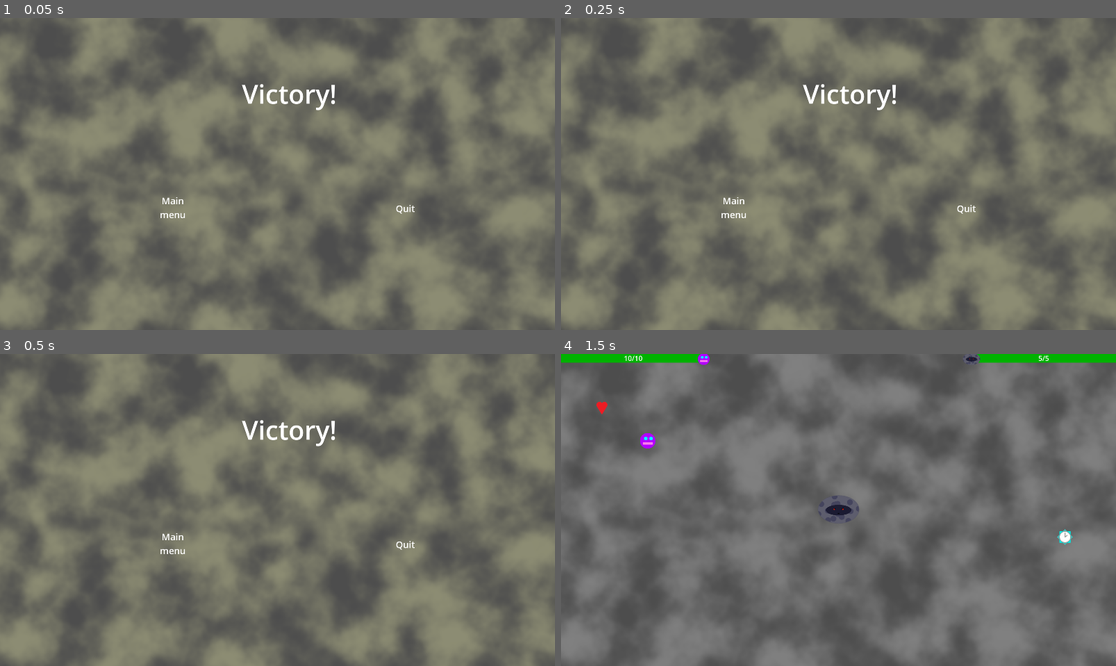
Above: before the commit, frames 1-4 (two rows, left to right).
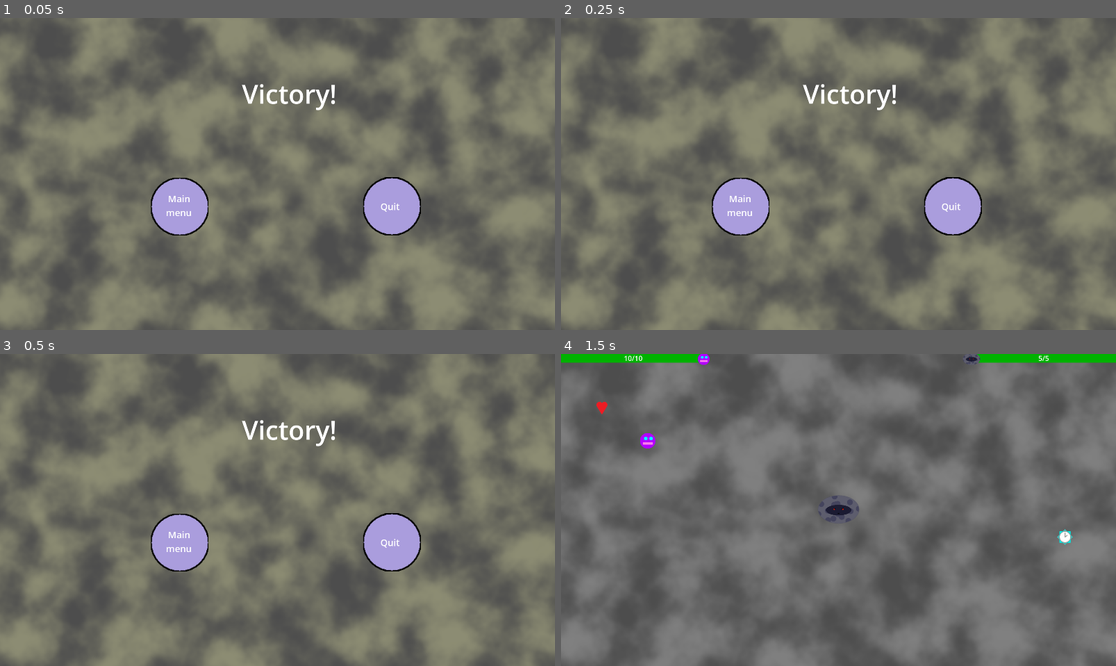
Above: after the commit, the same moments.

Repository: Antoine-Lagache/GameJam_2025
Game: Godot game, scene res://scene/victory.tscn
The game is run twice, just before and just after one commit, with the same random seed, the same clock (stepped at 60 frames per second) and the same inputs. This scene is started directly instead of the project's main scene.
Inputs:
- Up to frame 1 (0.05 s): no input
- Up to frame 2 (0.25 s): no input
- Up to frame 3 (0.5 s): no input
- Up to frame 4 (1.5 s): click "Main menu" at 0.5 s; click "Start Game" at 1.25 s

The runs differ from the first frame. In frame 1, 3.2% of the frame differs, in the area x 27-76%, y 51-70%; in frame 2, 3.2%; in frame 3, 3.2%; in frame 4, nothing differs.

Commit message:
Modified victory panel buttons to match start_menu buttons

Diff:
--- a/gamejame/scene/victory.tscn
+++ b/gamejame/scene/victory.tscn
@@ -1,10 +1,10 @@
 [gd_scene load_steps=11 format=3 uid="uid://caxwgrcddc3y3"]
 
-[ext_resource type="Script" path="res://script/victory.gd" id="1_8hrio"]
+[ext_resource type="Script" uid="uid://b3wt515ikx5de" path="res://script/victory.gd" id="1_8hrio"]
 [ext_resource type="PackedScene" uid="uid://chiljqvrxnobv" path="res://scene/back_ground.tscn" id="2_2g0ok"]
-[ext_resource type="PackedScene" uid="uid://by160yhbb0qpo" path="res://scene/menu_button.tscn" id="2_qf7ln"]
 [ext_resource type="Shader" uid="uid://1hcfyg37upp0" path="res://shader/noise.gdshader" id="3_7buwx"]
 [ext_resource type="AudioStream" uid="uid://bupo067nx6673" path="res://sounds/victory.mp3" id="3_qf7ln"]
+[ext_resource type="PackedScene" uid="uid://ors7uvaq62k2" path="res://scene/start_menu_button.tscn" id="4_2g0ok"]
 
 [sub_resource type="FastNoiseLite" id="FastNoiseLite_dne65"]
 frequency = 0.0037
@@ -59,33 +59,41 @@
 theme = SubResource("Theme_fa3o4")
 text = "Victory!"
 
-[node name="MainMenuButton" parent="Panel" instance=ExtResource("2_qf7ln")]
+[node name="MainMenuButton" parent="Panel" instance=ExtResource("4_2g0ok")]
 layout_mode = 0
-offset_left = 539.0
-offset_top = 610.0
-offset_right = 654.0
-offset_bottom = 712.0
+offset_left = 522.0
+offset_top = 553.0
+offset_right = 622.0
+offset_bottom = 653.0
+scale = Vector2(2, 2)
 
 [node name="Label" type="Label" parent="Panel/MainMenuButton"]
 layout_mode = 0
-offset_right = 118.0
-offset_bottom = 116.0
+offset_left = 11.5
+offset_top = 24.5
+offset_right = 158.5
+offset_bottom = 127.5
+scale = Vector2(0.5, 0.5)
 theme_override_font_sizes/font_size = 32
 text = "Main
 menu"
 horizontal_alignment = 1
 
-[node name="QuitButton" parent="Panel" instance=ExtResource("2_qf7ln")]
+[node name="QuitButton" parent="Panel" instance=ExtResource("4_2g0ok")]
 layout_mode = 0
-offset_left = 1369.0
-offset_top = 637.0
-offset_right = 1448.0
-offset_bottom = 697.0
+offset_left = 1256.0
+offset_top = 552.0
+offset_right = 1356.0
+offset_bottom = 652.0
+scale = Vector2(2, 2)
 
-[node name="Label" type="Label" parent="Panel/QuitButton"]
+[node name="Label2" type="Label" parent="Panel/QuitButton"]
 layout_mode = 0
-offset_right = 67.0
-offset_bottom = 45.0
+offset_left = 30.0
+offset_top = 39.0
+offset_right = 97.0
+offset_bottom = 84.0
+scale = Vector2(0.5, 0.5)
 theme_override_font_sizes/font_size = 32
 text = "Quit"
 
